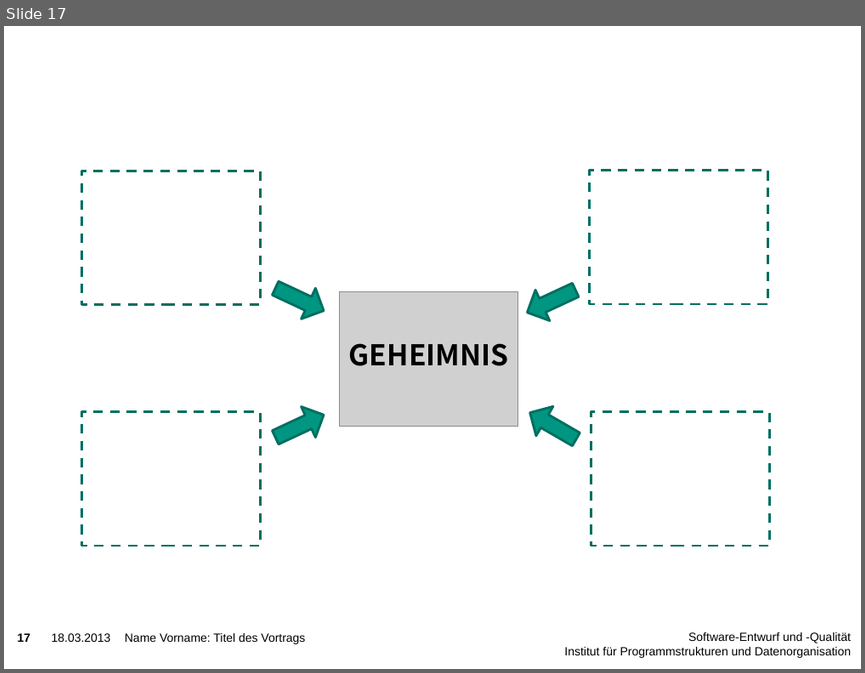
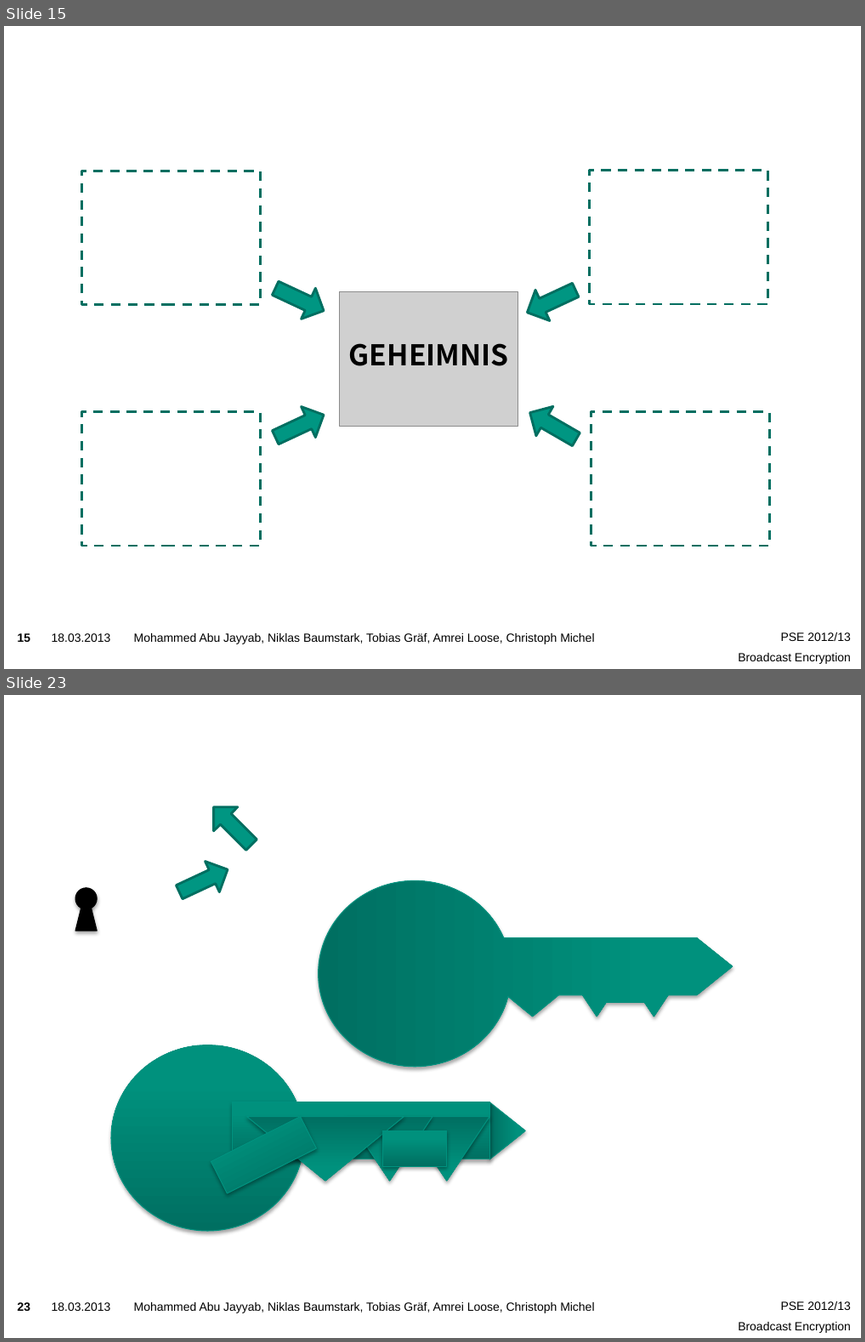
Before and after one commit to niklasb/pse-broadcast-encryption, a slide deck: praesentation/pse-abschluss.pptx. Shown one above the other, each under a label of ours: slide 17 before the commit, slides 15 and 23 after it; the slides between them are not shown. The pictures are 865x673 and 865x1342 pixels, drawn with LibreOffice and Linux fonts; fonts in the diff are those of the drawing; grey boxes stand for pictures; background and template pictures are left out. Boxes give left, top, right and bottom in pixels: in the first picture for what was removed or moved away, otherwise in the second. Text is boxed around its words. In the diff, an @@ line names an element or a change of style, - is before the commit and + after.

```diff
--- a/praesentation/pse-abschluss.pptx
+++ b/praesentation/pse-abschluss.pptx
@@ slide 23 added at <box>4,695,861,1338</box>, background picture (left out); not listed: 4 template elements that a slide beside it also shows @@
@@ down arrow added at <box>202,795,263,857</box>, fill #009682, outline #006F60 2 pt @@
@@ down arrow added at <box>172,854,235,907</box>, fill #009682, outline #006F60 2 pt @@
@@ ellipse added at <box>75,888,97,909</box>, fill #000000, outline #000000 0.75 pt @@
@@ triangle added at <box>75,888,97,930</box>, fill #000000, outline #000000 0.75 pt @@
@@ freeform shape added at <box>318,880,732,1066</box>, fill gradient #007061 to #00917E to #00927F, outline #00937F 0.75 pt @@
@@ ellipse added at <box>111,1044,304,1231</box>, fill gradient #007061 to #00917E to #00927F, outline #00937F 0.75 pt @@
@@ rectangle added at <box>233,1102,490,1159</box>, fill gradient #007061 to #00917E to #00927F, outline #00937F 0.75 pt @@
@@ triangle added at <box>489,1102,525,1160</box>, fill gradient #007061 to #00917E to #00927F, outline #00937F 0.75 pt @@
@@ rectangle added at <box>211,1117,317,1194</box>, fill gradient #007061 to #00917E to #00927F, outline #00937F 0.75 pt @@
@@ triangle added at <box>246,1117,404,1181</box>, fill gradient #007061 to #00917E to #00927F, outline #00937F 0.75 pt @@
@@ triangle added at <box>347,1117,432,1181</box>, fill gradient #007061 to #00917E to #00927F, outline #00937F 0.75 pt @@
@@ triangle added at <box>404,1117,490,1181</box>, fill gradient #007061 to #00917E to #00927F, outline #00937F 0.75 pt @@
@@ rectangle added at <box>383,1130,447,1166</box>, fill gradient #007061 to #00917E to #00927F, outline #00937F 0.75 pt @@
@@ what was slide 17 is now slide 15 @@
@@ slide 15 changed as well @@
@@ page number at <box>18,633,31,641</box>: text changed @@
-17
+15
@@ text removed at <box>125,633,305,644</box> @@
-Name Vorname: Titel des Vortrags
@@ text added at <box>134,633,594,644</box>, 10 pt, text #000000 @@
+Mohammed Abu Jayyab, Niklas Baumstark, Tobias Gräf, Amrei Loose, Christoph Michel
@@ text removed at <box>564,632,851,658</box> @@
-Software-Entwurf und -Qualität
-Institut für Programmstrukturen und Datenorganisation
@@ text added at <box>738,632,851,664</box>, 10 pt, text #000000 @@
+PSE 2012/13
+Broadcast Encryption
```
Also in this commit, not shown: 13 other slides changed, 8 other slides added, 8 slides removed, 1 other file.
